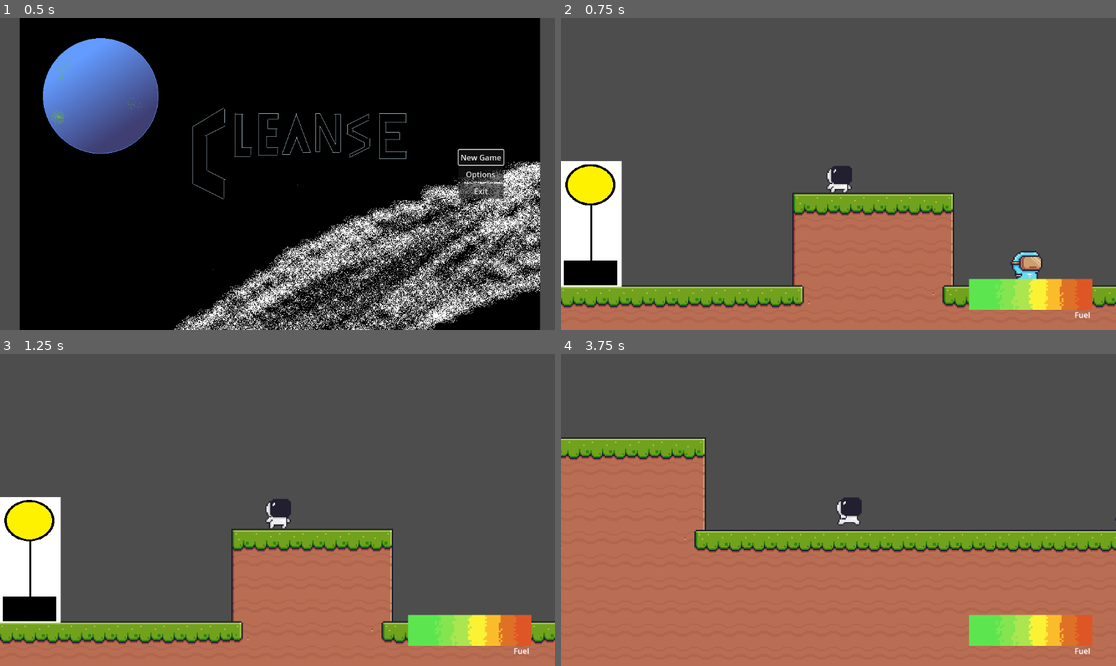
Above: before the commit, frames 1-4 (two rows, left to right).
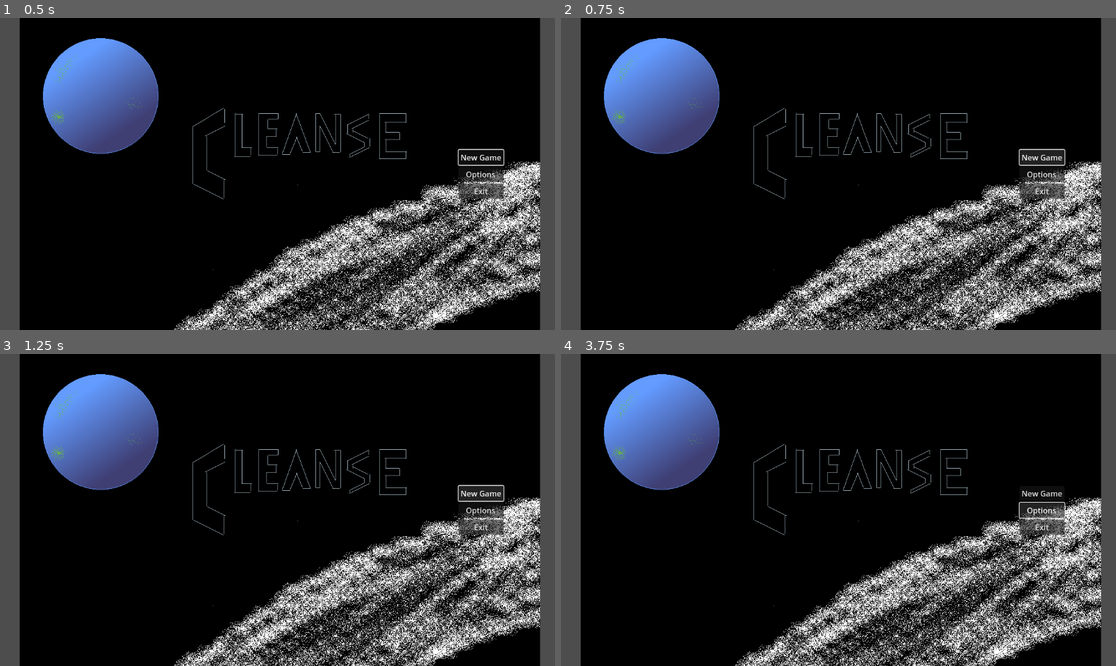
Above: after the commit, the same moments.

Repository: Wompos/cleanse
Game: Godot game, scene res://scenes/main_menu.tscn
Two runs of this game, one before a commit and one after it. Both use one fixed random seed, a clock stepped at 60 frames per second and the inputs below. Sound files missing from this copy of the repository are replaced by a short silence.
Inputs (mouse positions are in pixels of both pictures, inside the frame that each line leads up to):
- Up to frame 1 (0.5 s): no input
- Up to frame 2 (0.75 s): click "New Game" at 0.5 s
- Up to frame 3 (1.25 s): no input
- Up to frame 4 (3.75 s): click (1043, 494) at 1.25 s, where only the run after the commit has a clickable "New Game"; click (1043, 510) at 2 s, where only the run after the commit has a clickable "Options"; hold D (move_right) from 2.78 s (still down); tap E (Interact) at 2.85, 3.6 s

Frame 1 is identical in both runs. In frame 2, 94% of the frame differs, in the area x 0-100%, y 0-100%; in frame 3, 94%; in frame 4, 97%.

Commit message:
wolololo

Diff:
--- a/scenes/level.tscn
+++ b/scenes/level.tscn
@@ -1,7 +1,8 @@
-[gd_scene load_steps=7 format=3 uid="uid://ryl78d22d2k4"]
-
+[gd_scene load_steps=8 format=3 uid="uid://ryl78d22d2k4"]
+
+[ext_resource type="Script" path="res://scenes/level.gd" id="1_rnmq1"]
 [ext_resource type="PackedScene" uid="uid://bdxjfvciddx5p" path="res://scenes/player.tscn" id="1_voaqr"]
-[ext_resource type="Texture2D" uid="uid://dvoqlrdxbxgyt" path="res://assets/pixel adventure/Terrain/Terrain (16x16).png" id="2_fmty1"]
+[ext_resource type="Texture2D" uid="uid://dvoqlrdxbxgyt" path="res://assets/Terrain/Terrain (16x16).png" id="2_fmty1"]
 [ext_resource type="PackedScene" uid="uid://dklhh0f7hknl1" path="res://scenes/pylon.tscn" id="3_s358s"]
 [ext_resource type="PackedScene" path="res://scenes/enemy_test.tscn" id="4_1sbgt"]
 
@@ -583,22 +584,76 @@
 20:10/0/physics_layer_0/linear_velocity = Vector2(0, 0)
 20:10/0/physics_layer_0/angular_velocity = 0.0
 20:10/0/physics_layer_0/polygon_0/points = PackedVector2Array(-8, -8, 8, -8, 8, 8, -8, 8)
+7:12/0 = 0
+7:12/0/physics_layer_0/linear_velocity = Vector2(0, 0)
+7:12/0/physics_layer_0/angular_velocity = 0.0
+7:12/0/physics_layer_0/polygon_0/points = PackedVector2Array(-8, -8, 8, -8, 8, 8, -8, 8)
+6:12/0 = 0
+6:12/0/physics_layer_0/linear_velocity = Vector2(0, 0)
+6:12/0/physics_layer_0/angular_velocity = 0.0
+6:12/0/physics_layer_0/polygon_0/points = PackedVector2Array(-8, -8, 8, -8, 8, 8, -8, 8)
+6:13/0 = 0
+6:13/0/physics_layer_0/linear_velocity = Vector2(0, 0)
+6:13/0/physics_layer_0/angular_velocity = 0.0
+6:13/0/physics_layer_0/polygon_0/points = PackedVector2Array(-8, -8, 8, -8, 8, 8, -8, 8)
+7:13/0 = 0
+7:13/0/physics_layer_0/linear_velocity = Vector2(0, 0)
+7:13/0/physics_layer_0/angular_velocity = 0.0
+7:13/0/physics_layer_0/polygon_0/points = PackedVector2Array(-8, -8, 8, -8, 8, 8, -8, 8)
+7:14/0 = 0
+7:14/0/physics_layer_0/linear_velocity = Vector2(0, 0)
+7:14/0/physics_layer_0/angular_velocity = 0.0
+7:14/0/physics_layer_0/polygon_0/points = PackedVector2Array(-8, -8, 8, -8, 8, 8, -8, 8)
+8:14/0 = 0
+8:14/0/physics_layer_0/linear_velocity = Vector2(0, 0)
+8:14/0/physics_layer_0/angular_velocity = 0.0
+8:14/0/physics_layer_0/polygon_0/points = PackedVector2Array(-8, -8, 8, -8, 8, 8, -8, 8)
+8:13/0 = 0
+8:13/0/physics_layer_0/linear_velocity = Vector2(0, 0)
+8:13/0/physics_layer_0/angular_velocity = 0.0
+8:13/0/physics_layer_0/polygon_0/points = PackedVector2Array(-8, -8, 8, -8, 8, 8, -8, 8)
+8:12/0 = 0
+8:12/0/physics_layer_0/linear_velocity = Vector2(0, 0)
+8:12/0/physics_layer_0/angular_velocity = 0.0
+8:12/0/physics_layer_0/polygon_0/points = PackedVector2Array(-8, -8, 8, -8, 8, 8, -8, 8)
+6:14/0 = 0
+6:14/0/physics_layer_0/linear_velocity = Vector2(0, 0)
+6:14/0/physics_layer_0/angular_velocity = 0.0
+6:14/0/physics_layer_0/polygon_0/points = PackedVector2Array(-8, -8, 8, -8, 8, 8, -8, 8)
+9:13/0 = 0
+9:13/0/physics_layer_0/linear_velocity = Vector2(0, 0)
+9:13/0/physics_layer_0/angular_velocity = 0.0
+9:13/0/physics_layer_0/polygon_0/points = PackedVector2Array(-8, -8, 8, -8, 8, 8, -8, 8)
+9:12/0 = 0
+9:12/0/physics_layer_0/linear_velocity = Vector2(0, 0)
+9:12/0/physics_layer_0/angular_velocity = 0.0
+9:12/0/physics_layer_0/polygon_0/points = PackedVector2Array(-8, -8, 8, -8, 8, 8, -8, 8)
+10:12/0 = 0
+10:12/0/physics_layer_0/linear_velocity = Vector2(0, 0)
+10:12/0/physics_layer_0/angular_velocity = 0.0
+10:12/0/physics_layer_0/polygon_0/points = PackedVector2Array(-8, -8, 8, -8, 8, 8, -8, 8)
+10:13/0 = 0
+10:13/0/physics_layer_0/linear_velocity = Vector2(0, 0)
+10:13/0/physics_layer_0/angular_velocity = 0.0
+10:13/0/physics_layer_0/polygon_0/points = PackedVector2Array(-8, -8, 8, -8, 8, 8, -8, 8)
 
 [sub_resource type="TileSet" id="TileSet_8ugf7"]
 physics_layer_0/collision_layer = 1
 sources/0 = SubResource("TileSetAtlasSource_2fttj")
 
 [node name="Level" type="Node2D"]
+script = ExtResource("1_rnmq1")
 
 [node name="Player" parent="." instance=ExtResource("1_voaqr")]
 top_level = true
 position = Vector2(0, 0)
 start_pos = Vector2(0, 0)
+metadata/_edit_lock_ = true
 
 [node name="TileMap" type="TileMap" parent="."]
 tile_set = SubResource("TileSet_8ugf7")
 format = 2
-layer_0/tile_data = PackedInt32Array(131070, 393216, 0, 131071, 458752, 0, 65536, 458752, 0, 65537, 458752, 0, 65538, 458752, 0, 65539, 458752, 0, 65540, 524288, 0, 196607, 458752, 1, 131072, 458752, 1, 131073, 458752, 1, 131074, 458752, 1, 131075, 458752, 1, 196611, 458752, 1, 196610, 458752, 1, 196609, 458752, 1, 196608, 458752, 1, 262143, 458752, 1, 327679, 458752, 1, 262144, 458752, 1, 262145, 458752, 1, 262146, 458752, 1, 262147, 458752, 1, 393215, 458752, 1, 458751, 458752, 1, 393216, 458752, 1, 393217, 458752, 1, 458753, 458752, 1, 458754, 458752, 1, 393218, 458752, 1, 393219, 458752, 1, 327683, 458752, 1, 327682, 458752, 1, 327681, 458752, 1, 327680, 458752, 1, 524287, 458752, 1, 458752, 458752, 1, 458755, 458752, 1, 196606, 393216, 1, 262142, 393216, 1, 327678, 393216, 1, 131076, 524288, 1, 196612, 524288, 1,  …(7766 unchanged characters)…
+layer_0/tile_data = PackedInt32Array(131070, 393216, 0, 131071, 458752, 12, 65536, 458752, 12, 65537, 458752, 12, 65538, 458752, 12, 65539, 458752, 12, 65540, 524288, 0, 196607, 458752, 13, 131072, 458752, 13, 131073, 458752, 13, 131074, 458752, 13, 131075, 458752, 13, 196611, 458752, 13, 196610, 458752, 13, 196609, 458752, 13, 196608, 458752, 13, 262143, 458752, 13, 327679, 458752, 13, 262144, 458752, 13, 262145, 458752, 13, 262146, 458752, 13, 262147, 458752, 13, 393215, 458752, 13, 458751, 458752, 1, 393216, 458752, 1, 393217, 458752, 1, 458753, 458752, 1, 458754, 458752, 1, 393218, 458752, 1, 393219, 458752, 1, 327683, 458752, 13, 327682, 458752, 13, 327681, 458752, 13, 327680, 458752, 13, 524287, 458752, 1, 458752, 458752, 1, 458755, 458752, 1, 196606, 393216, 13, 262142, 393216, 13, 327678, 393216, 13, 131076, 524288, 1, 196612, 524288, 1,  …(7766 unchanged characters)…
 
 [node name="Pylon" parent="." instance=ExtResource("3_s358s")]
 position = Vector2(-215, -68)
--- a/scripts/main_menu.gd
+++ b/scripts/main_menu.gd
@@ -19,5 +19,6 @@
 
 
 func _on_exit_pressed():
-	get_node("/root/ClickSound").play()
+	get_node("/root/ClickSound").play()  # game closes before it actually plays though
+	# await get_node("/root/ClickSound").finished # uncomment this line to make it wait for the sound before closing
 	get_tree().quit()
Binary file removed: assets/pixel adventure/Terrain/Terrain (16x16).png
Not shown, removed: assets/pixel adventure/Terrain/Terrain (16x16).png.import
